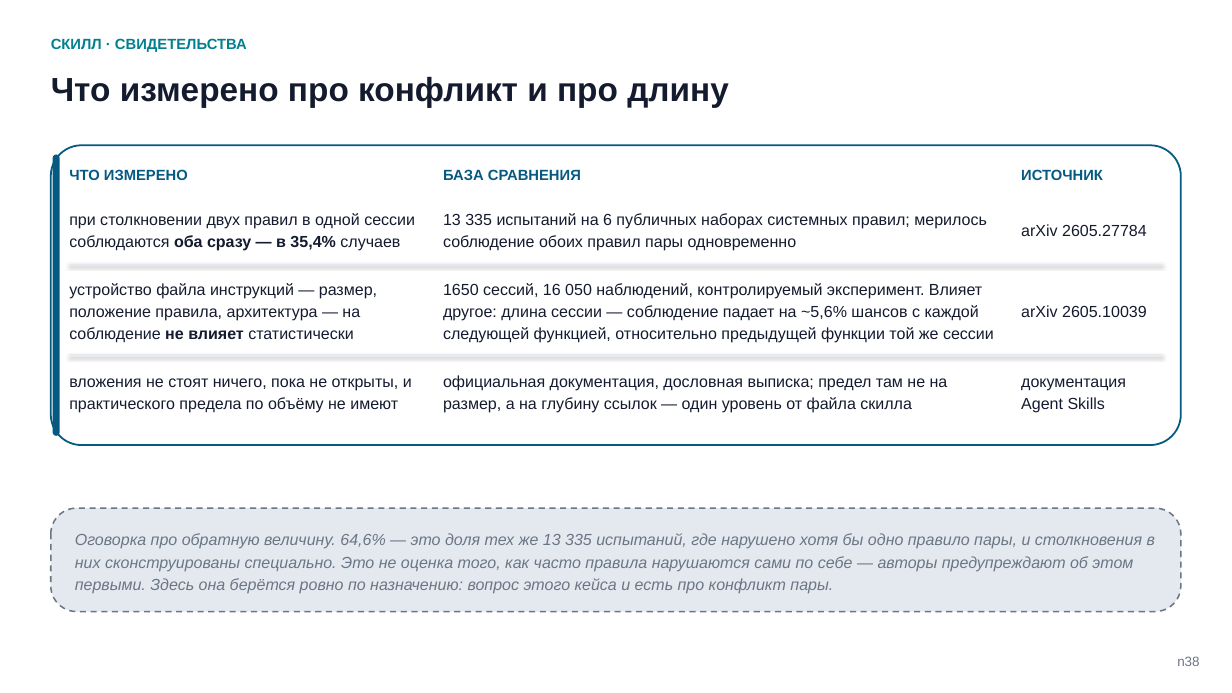
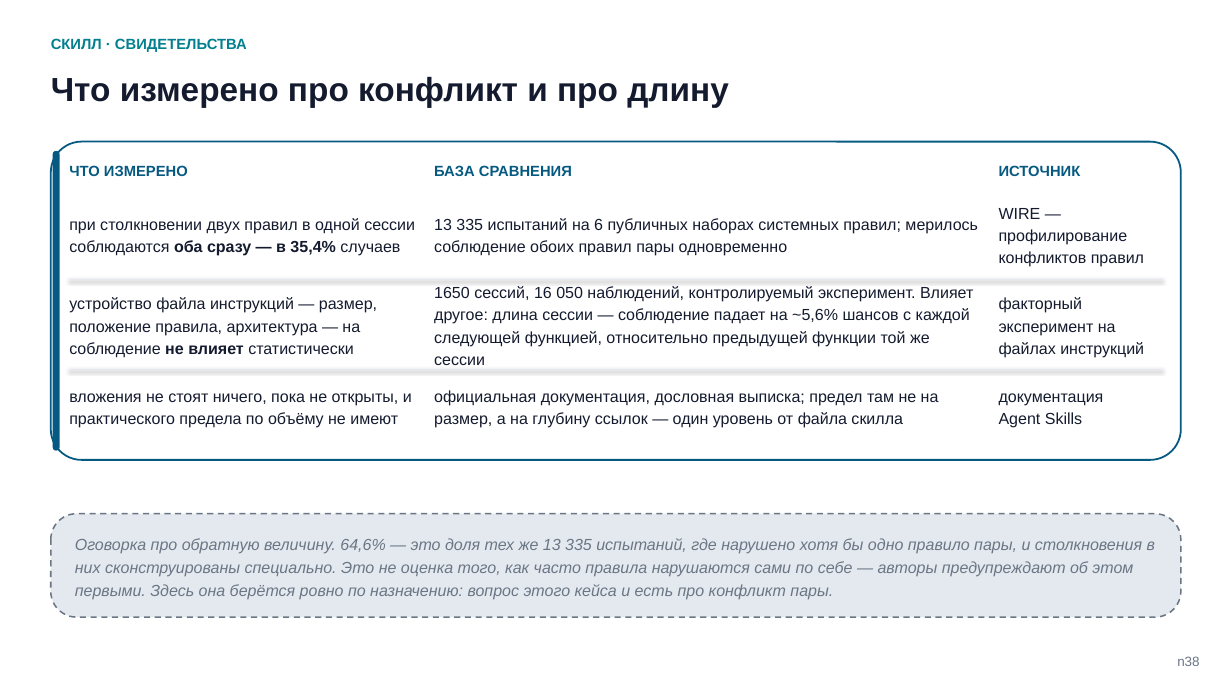
Before and after one commit to tellina-study/AI-usage-lessons, a slide deck: slide 38 of library/seminars/sem-05/rendered/sem-05-n.pptx. Drawn at 1232x693 pixels with LibreOffice and Linux fonts; fonts in the diff are those of the drawing. Boxes give left, top, right and bottom in pixels: in the first picture for what was removed or moved away, otherwise in the second. Text is boxed around its words. In the diff, an @@ line names an element or a change of style, - is before the commit and + after.

```diff
--- a/library/seminars/sem-05/rendered/sem-05-n.pptx
+++ b/library/seminars/sem-05/rendered/sem-05-n.pptx
@@ rounded rectangle: place and size @@
-rounded rectangle at [51, 145, 1181, 445]
+rounded rectangle at [51, 141, 1181, 459]
@@ rounded rectangle at [51, 141, 1181, 459]: proportions changed @@
@@ rounded rectangle: place and size @@
-rounded rectangle at [53, 154, 59, 435]
+rounded rectangle at [53, 151, 59, 450]
@@ text "ЧТО ИЗМЕРЕНО": place and size @@
-text "ЧТО ИЗМЕРЕНО" at [69, 169, 188, 180]
+text "ЧТО ИЗМЕРЕНО" at [69, 165, 188, 176]
@@ text "БАЗА СРАВНЕНИЯ": place and size @@
-text "БАЗА СРАВНЕНИЯ" at [443, 169, 581, 180]
+text "БАЗА СРАВНЕНИЯ" at [434, 165, 572, 176]
@@ text "ИСТОЧНИК": place and size @@
-text "ИСТОЧНИК" at [1021, 169, 1103, 180]
+text "ИСТОЧНИК" at [999, 165, 1081, 176]
@@ text "при столкновении двух правил в ...": place and size @@
-text "при столкновении двух правил в ..." at [69, 213, 415, 251]
+text "при столкновении двух правил в ..." at [69, 218, 415, 256]
@@ text "13 335 испытаний на 6 ...": place and size @@
-text "13 335 испытаний на 6 ..." at [443, 213, 987, 251]
+text "13 335 испытаний на 6 ..." at [434, 218, 978, 256]
@@ text at [999, 208, 1144, 267]: text changed @@
-arXiv 2605.27784
+WIRE — профилирование конфликтов правил
@@ text "устройство файла инструкций — размер, ...": place and size @@
-text "устройство файла инструкций — размер, ..." at [69, 283, 377, 343]
+text "устройство файла инструкций — размер, ..." at [69, 297, 377, 358]
@@ line moved from (69, 264) - (1163, 264) to (69, 279) - (1163, 279) @@
@@ text "1650 сессий, 16 050 наблюдений, ..." rewrapped from [443, 283, 994, 343] to [434, 286, 973, 365] @@
@@ text at [999, 297, 1144, 358]: text changed @@
-arXiv 2605.10039
+факторный эксперимент на файлах инструкций
@@ text "вложения не стоят ничего, пока ...": place and size @@
-text "вложения не стоят ничего, пока ..." at [69, 378, 412, 413]
+text "вложения не стоят ничего, пока ..." at [69, 393, 412, 428]
@@ line moved from (69, 355) - (1163, 355) to (69, 370) - (1163, 370) @@
@@ text "официальная документация, дословная выписка; предел ...": place and size @@
-text "официальная документация, дословная выписка; предел ..." at [443, 375, 948, 413]
+text "официальная документация, дословная выписка; предел ..." at [434, 390, 939, 428]
@@ text "документация Agent Skills": place and size @@
-text "документация Agent Skills" at [1021, 378, 1126, 413]
+text "документация Agent Skills" at [999, 393, 1104, 428]
@@ rounded rectangle: place and size @@
-rounded rectangle at [51, 508, 1181, 612]
+rounded rectangle at [51, 514, 1181, 617]
@@ text "Оговорка про обратную величину. 64,6% ...": place and size @@
-text "Оговорка про обратную величину. 64,6% ..." at [75, 533, 1155, 594]
+text "Оговорка про обратную величину. 64,6% ..." at [75, 538, 1155, 600]
```
Also in this commit, not shown: 20 other slides changed, 13 slides added, 10 slides removed, 56 other files.
